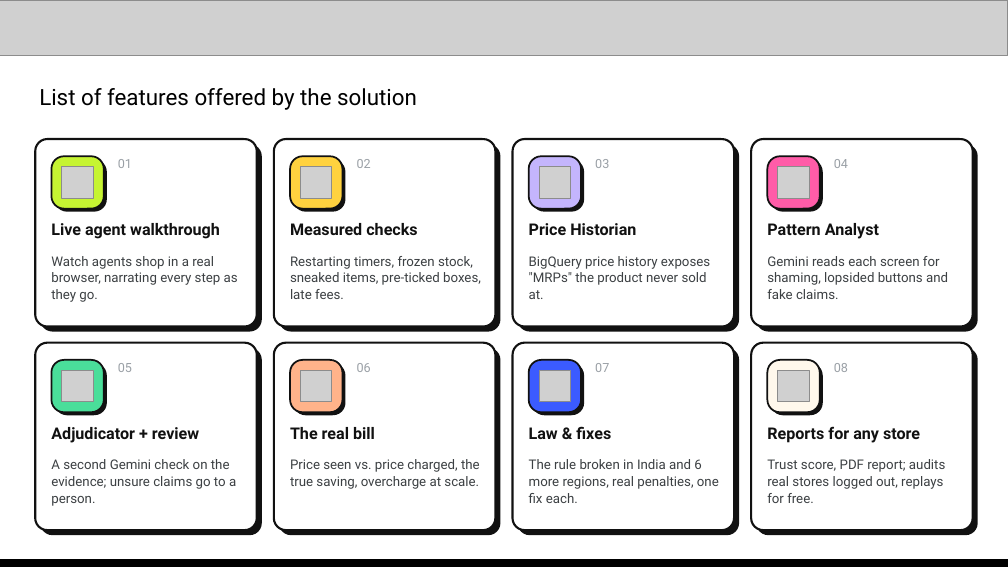
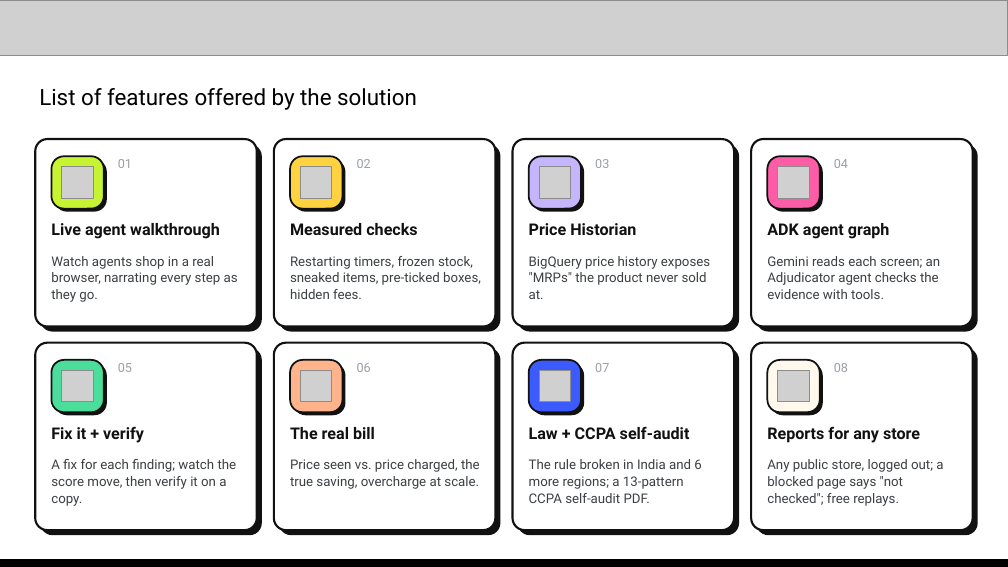
Before and after one commit to saubhagyaashish/shop-honest, a slide deck: slide 4 of Zero Context - Shop Honest - AI Builder Cup.pptx. Drawn at 1008x567 pixels with LibreOffice and Linux fonts; fonts in the diff are those of the drawing; grey boxes stand for pictures. Boxes give left, top, right and bottom in pixels: in the first picture for what was removed or moved away, otherwise in the second. Text is boxed around its words. In the diff, an @@ line names an element or a change of style, - is before the commit and + after.

```diff
--- a/Zero Context - Shop Honest - AI Builder Cup.pptx
+++ b/Zero Context - Shop Honest - AI Builder Cup.pptx
@@ text at [767, 223, 890, 239]: text changed @@
-Pattern Analyst
+ADK agent graph
@@ text at [290, 256, 481, 299]: text changed @@
-Restarting timers, frozen stock, sneaked items, pre-ticked boxes, late fees.
+Restarting timers, frozen stock, sneaked items, pre-ticked boxes, hidden fees.
@@ text at [767, 256, 941, 299]: text changed @@
-Gemini reads each screen for shaming, lopsided buttons and fake claims.
+Gemini reads each screen; an Adjudicator agent checks the evidence with tools.
@@ text at [51, 426, 144, 443]: text changed @@
-Adjudicator + review
+Fix it + verify
@@ text at [529, 426, 690, 439]: text changed @@
-Law & fixes
+Law + CCPA self-audit
@@ text at [51, 459, 237, 506]: text changed @@
-A second Gemini check on the evidence; unsure claims go to a person.
+A fix for each finding; watch the score move, then verify it on a copy.
@@ text at [529, 459, 701, 503]: text changed @@
-The rule broken in India and 6 more regions, real penalties, one fix each.
+The rule broken in India and 6 more regions; a 13-pattern CCPA self-audit PDF.
@@ text at [767, 459, 943, 506]: text changed @@
-Trust score, PDF report; audits real stores logged out, replays for free.
+Any public store, logged out; a blocked page says "not checked"; free replays.
```
Also in this commit, not shown: 10 other slides changed, 1 slide added, 6 other files.
